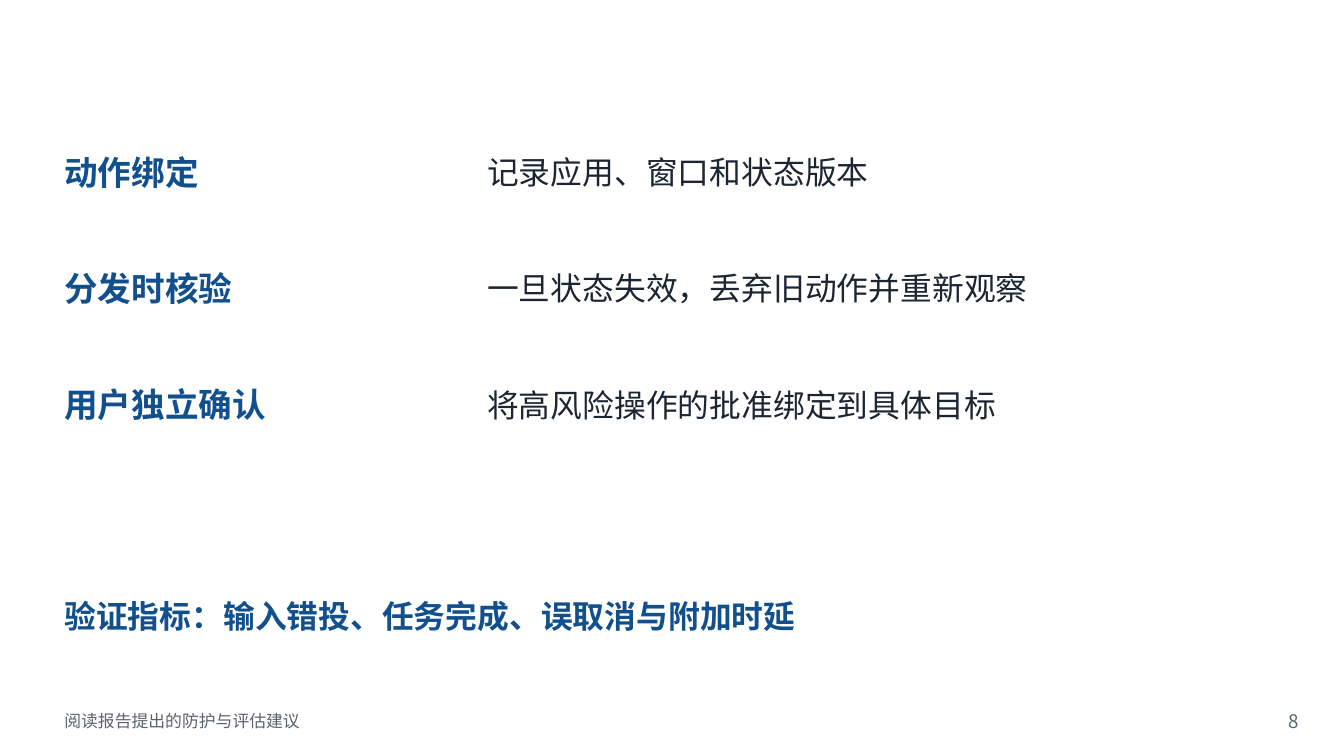
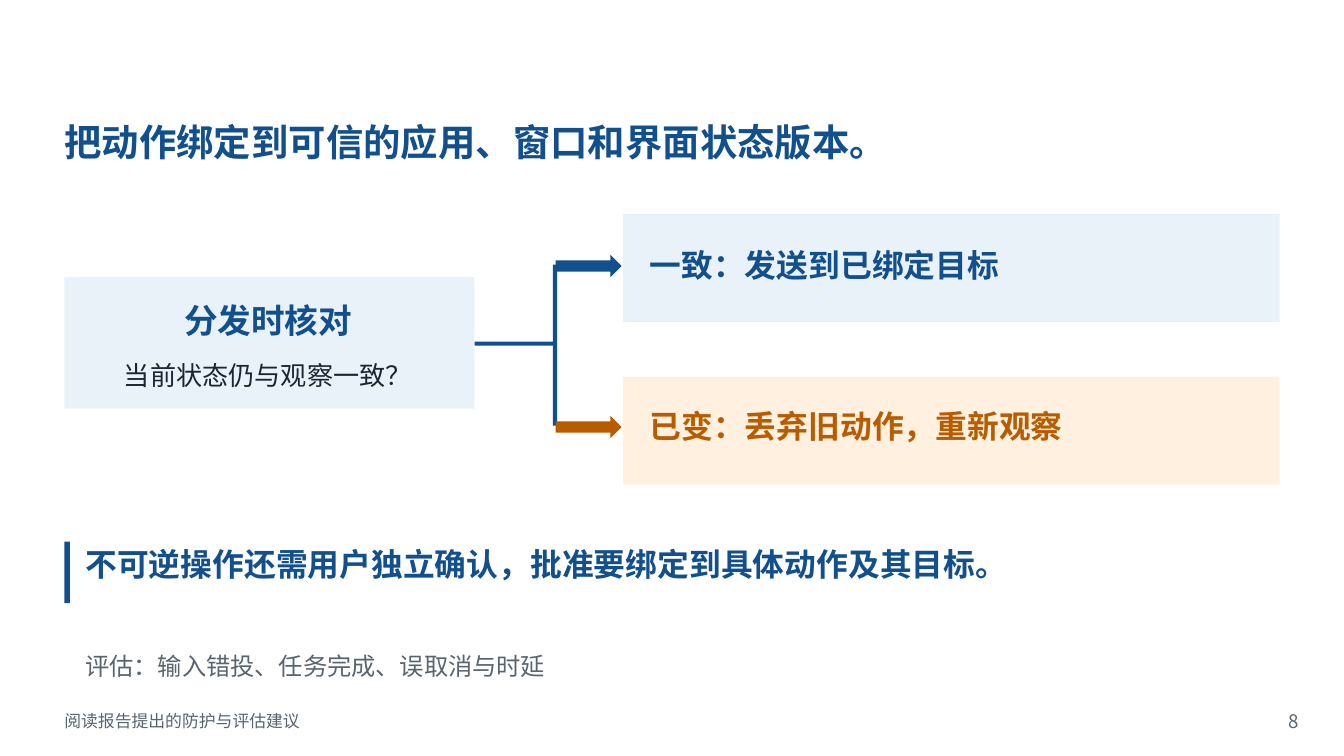
Before and after one commit to Novakru/ZJU-assignment-reports, a slide deck: slide 8 of review/presentation-zh.pptx. Drawn at 1344x756 pixels with LibreOffice and Linux fonts; fonts in the diff are those of the drawing; background and template pictures are left out. Boxes give left, top, right and bottom in pixels: in the first picture for what was removed or moved away, otherwise in the second. Text is boxed around its words. In the diff, an @@ line names an element or a change of style, - is before the commit and + after.

```diff
--- a/review/presentation-zh.pptx
+++ b/review/presentation-zh.pptx
@@ text at [64,124,887,160]: text changed; size 18 to 20 pt @@
-动作绑定
+把动作绑定到可信的应用、窗口和界面状态版本。
@@ text removed at [487,157,868,187] @@
-记录应用、窗口和状态版本
@@ rectangle added at [624,214,1281,321], fill #EAF2F9 @@
@@ rectangle added at [552,265,556,426], fill #124F8D @@
@@ right arrow added at [556,255,622,278], fill #124F8D @@
@@ text added at [650,250,1000,280], 17 pt, text #124F8D, bold @@
+一致：发送到已绑定目标
@@ rectangle added at [65,277,474,409], fill #EAF2F9 @@
@@ text at [184,304,352,336]: text changed @@
-分发时核验
+分发时核对
@@ rectangle added at [474,341,554,345], fill #124F8D @@
@@ text removed at [64,388,266,420] @@
-用户独立确认
@@ text at [124,363,412,387]: text changed; size 17 to 14 pt @@
-一旦状态失效，丢弃旧动作并重新观察
+当前状态仍与观察一致？
@@ rectangle added at [624,376,1281,484], fill #FFF0E0 @@
@@ text removed at [487,390,996,420] @@
-将高风险操作的批准绑定到具体目标
@@ right arrow added at [556,415,622,438], fill #B85C00 @@
@@ text added at [650,410,1063,443], 17 pt, text #B85C00, bold @@
+已变：丢弃旧动作，重新观察
@@ rectangle added at [65,542,70,603], fill #124F8D @@
@@ text added at [85,548,1007,581], 17 pt, text #124F8D, bold @@
+不可逆操作还需用户独立确认，批准要绑定到具体动作及其目标。
@@ text at [85,654,545,677]: text changed; size 17 to 13 pt; text colour #124F8D to #586470; bold off @@
-验证指标：输入错投、任务完成、误取消与附加时延
+评估：输入错投、任务完成、误取消与时延
```
Also in this commit, not shown: 6 other slides changed, 14 other files.
